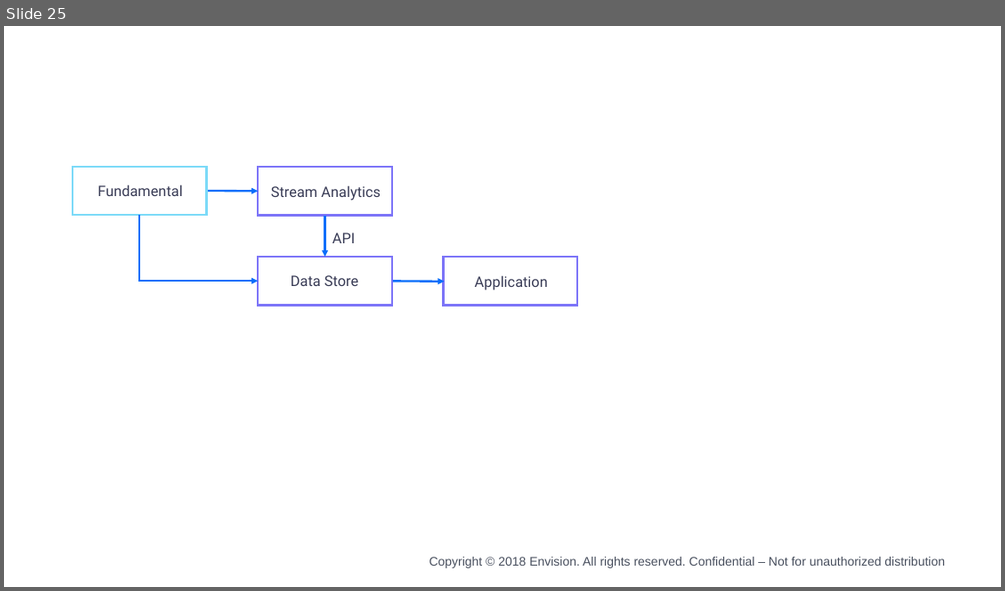
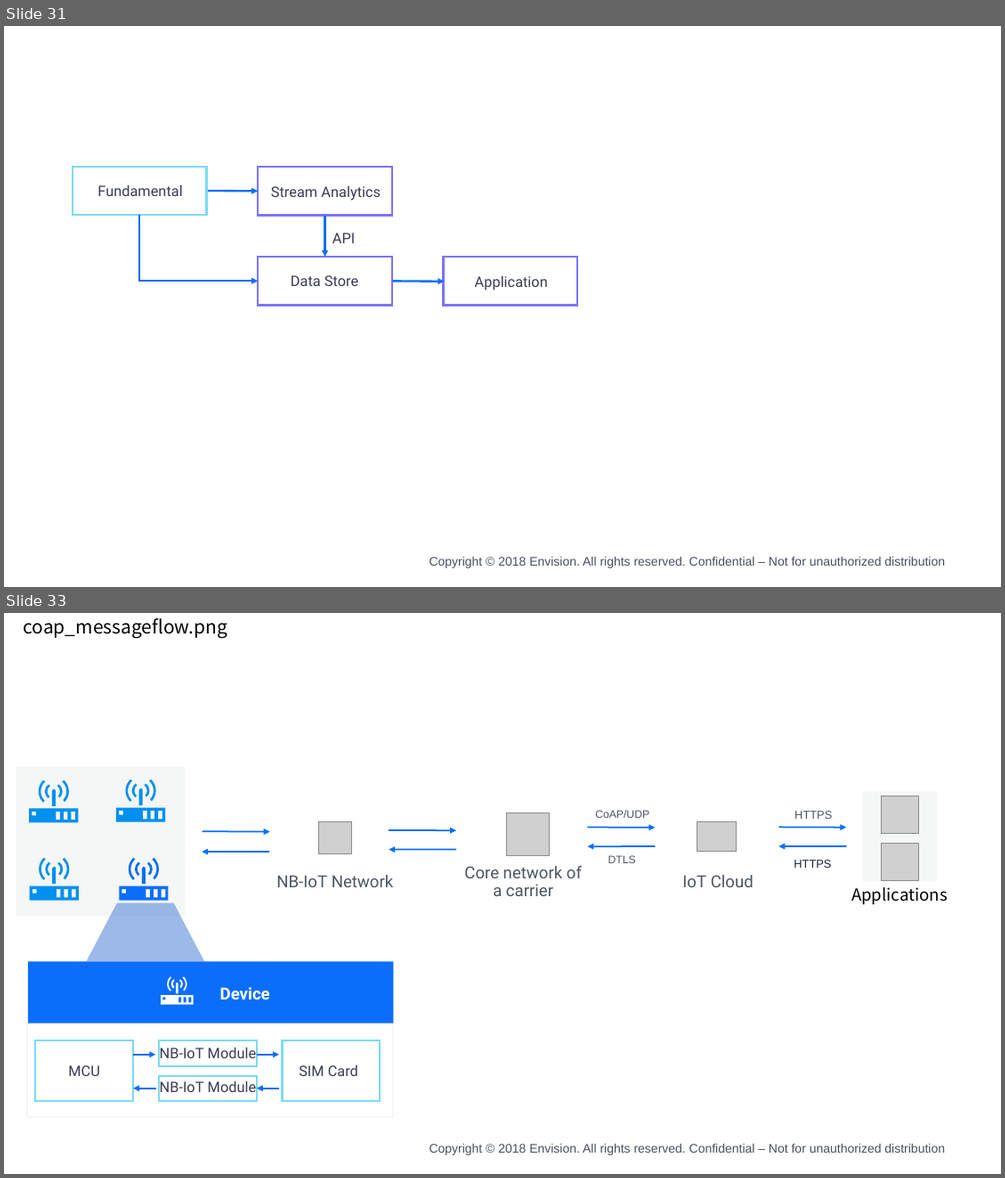
Before and after one commit to kikuchiyo/device_connection_en, a slide deck: media/device_en.pptx. Shown one above the other, each under a label of ours: slide 25 before the commit, slides 31 and 33 after it; the slides between them are not shown. The pictures are 1005x591 and 1005x1178 pixels, drawn with LibreOffice and Linux fonts; fonts in the diff are those of the drawing; grey boxes stand for pictures; background and template pictures are left out. Boxes give left, top, right and bottom in pixels: in the first picture for what was removed or moved away, otherwise in the second. Text is boxed around its words. In the diff, an @@ line names an element or a change of style, - is before the commit and + after.

```diff
--- a/media/device_en.pptx
+++ b/media/device_en.pptx
@@ slide 33 added at [4, 613, 1001, 1174], background #FFFFFF; not listed: 1 template element that a slide beside it also shows @@
@@ text added at [23, 618, 227, 639], 18 pt, text #000000 @@
+coap_messageflow.png
@@ rectangle added at [16, 767, 186, 916], fill #4C5661 at 5% opacity @@
@@ freeform shape added at [30, 779, 79, 822], fill #0090EF @@
@@ freeform shape added at [116, 779, 165, 821], fill #0090EF @@
@@ rectangle added at [863, 791, 938, 882], fill #4E5460 at 5% opacity @@
@@ picture added at [882, 796, 919, 834] @@
@@ picture added at [319, 821, 351, 854] @@
@@ picture added at [507, 812, 550, 855] @@
@@ text added at [595, 810, 649, 818], 10.5 pt, text #4C5661 @@
+CoAP/UDP
@@ picture added at [697, 821, 736, 852] @@
@@ text added at [794, 811, 832, 819], 11 pt, text #4C5661 @@
+HTTPS
@@ arrow added from (202, 831) to (270, 831), #086FF9 1.5 pt @@
@@ arrow added from (269, 852) to (202, 852), #086FF9 1.5 pt @@
@@ arrow added from (388, 830) to (456, 831), #086FF9 1.5 pt @@
@@ arrow added from (456, 850) to (388, 850), #086FF9 1.5 pt @@
@@ text added at [485, 827, 534, 850], 16 pt, text #FFFFFF @@
+核心网
@@ arrow added from (587, 827) to (655, 827), #086FF9 1.5 pt @@
@@ arrow added from (655, 846) to (587, 846), #086FF9 1.5 pt @@
@@ arrow added from (778, 827) to (847, 827), #086FF9 1.5 pt @@
@@ arrow added from (847, 846) to (778, 846), #086FF9 1.5 pt @@
@@ picture added at [882, 843, 919, 880] @@
@@ freeform shape added at [30, 858, 79, 900], fill #0090EF @@
@@ freeform shape added at [119, 858, 169, 900], fill #0A6EFA @@
@@ text added at [276, 875, 394, 887], 16 pt, text #4C5661 @@
+NB-IoT Network
@@ text added at [464, 866, 582, 896], 16 pt, text #4C5661 @@
+Core network of a carrier
@@ text added at [608, 855, 636, 863], 10.5 pt, text #4C5661 @@
+DTLS
@@ text added at [682, 875, 753, 887], 16 pt, text #4C5661 @@
+IoT Cloud
@@ text added at [793, 860, 831, 868], 11 pt, text #192236 @@
+HTTPS
@@ trapezoid added at [86, 903, 204, 962], fill #3B75D3 at 50% opacity @@
@@ text added at [851, 887, 947, 905], 16 pt, text #000000 @@
+Applications
@@ group added at [26, 962, 394, 1117]: 6 rectangles, 5 texts, 4 arrows, 1 freeform shape @@
+Device
+MCU
+SIM Card
+NB-IoT Module
+NB-IoT Module
@@ what was slide 25 is now slide 31 @@
```
Also in this commit, not shown: 7 other slides added, 24 other files.
